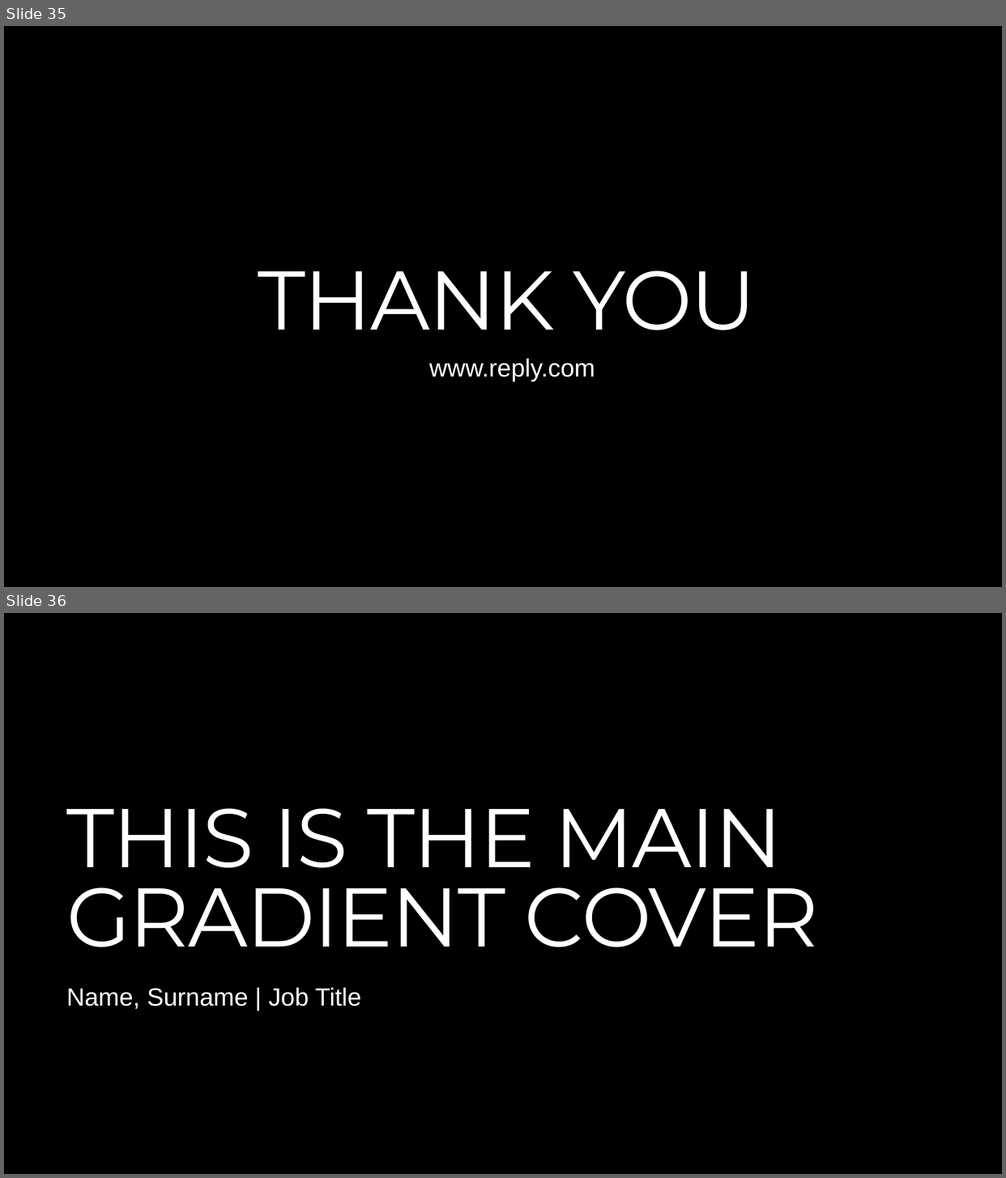
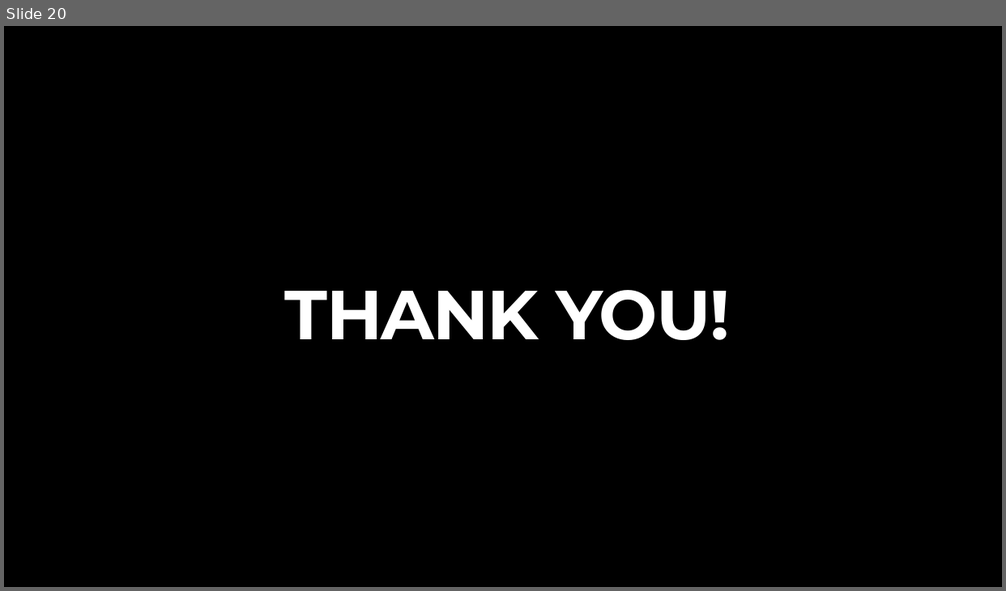
Before and after one commit to Storm-AI-Reply/ClaudeCode-Labcamp, a slide deck: slides/claude-code.pptx. Shown one above the other, each under a label of ours: slides 35 and 36 before the commit, slide 20 after it. The pictures are 1006x1178 and 1006x591 pixels, drawn with LibreOffice and Linux fonts; fonts in the diff are those of the drawing; background and template pictures are left out. Boxes give left, top, right and bottom in pixels: in the first picture for what was removed or moved away, otherwise in the second. Text is boxed around its words. In the diff, an @@ line names an element or a change of style, - is before the commit and + after.

```diff
--- a/slides/claude-code.pptx
+++ b/slides/claude-code.pptx
@@ slide 36 removed at box(4, 613, 1002, 1174), background picture (left out) @@
@@ title removed at box(66, 808, 818, 948) @@
-THIS IS THE MAIN GRADIENT COVER
@@ subtitle removed at box(66, 987, 361, 1009) @@
-Name, Surname | Job Title
@@ what was slide 35 is now slide 20 @@
@@ slide 20 changed as well @@
@@ title at box(285, 290, 730, 340): text changed; size 60 to 50 pt; bold on @@
-THANK YOU
+THANK YOU!
@@ subtitle removed at box(429, 358, 595, 382) @@
-www.reply.com
```
Also in this commit, not shown: 19 slides added, 37 other slides removed, 3 other files.
